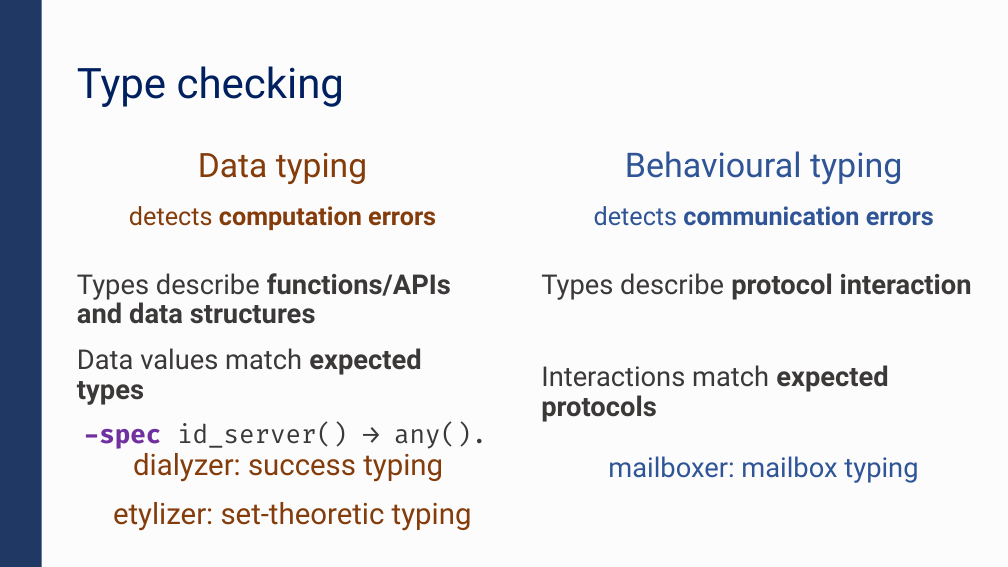
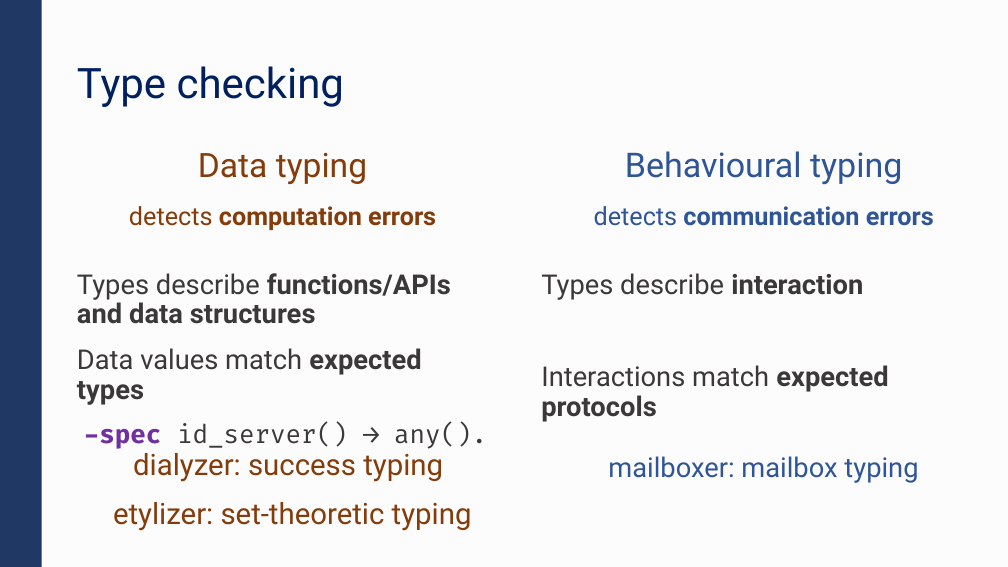
Before and after one commit to duncanatt/duncanatt.github.io, a slide deck: slide 14 of slides/code-beam-2024.pptx. Drawn at 1008x567 pixels with LibreOffice and Linux fonts; fonts in the diff are those of the drawing. Boxes give left, top, right and bottom in pixels: in the first picture for what was removed or moved away, otherwise in the second. Text is boxed around its words. In the diff, an @@ line names an element or a change of style, - is before the commit and + after.

```diff
--- a/slides/code-beam-2024.pptx
+++ b/slides/code-beam-2024.pptx
@@ text at [541, 273, 863, 300]: text changed; bold off @@
-Types describe protocol interaction
+Types describe interaction
```
Also in this commit, not shown: 2 other slides changed.
